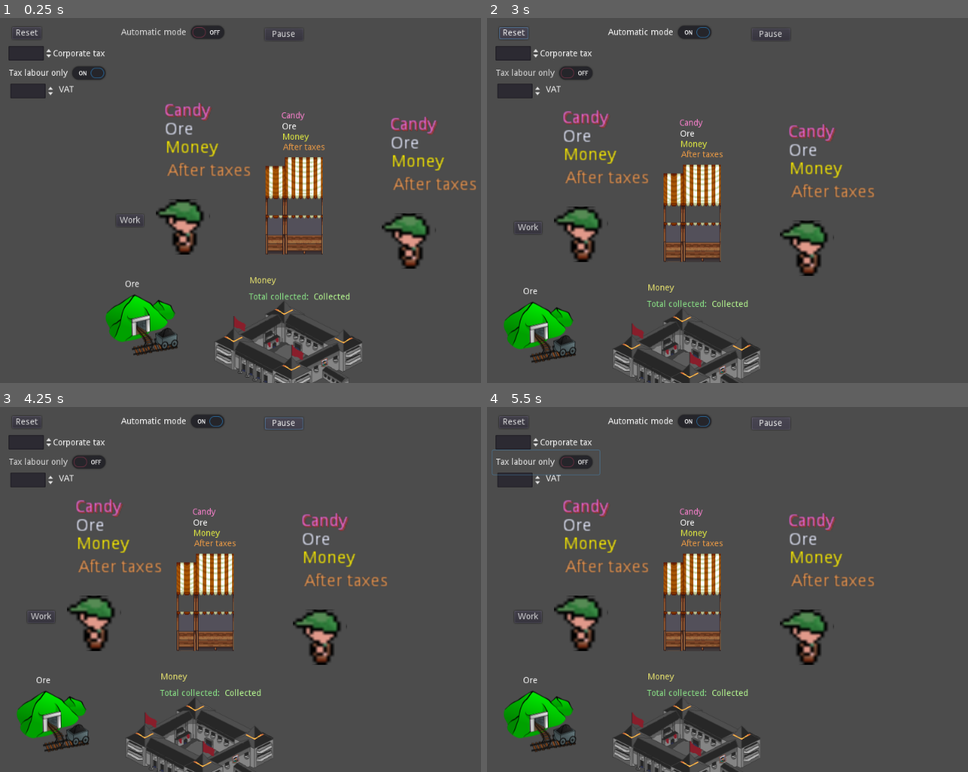
Above: before the commit, frames 1-4 (two rows, left to right).
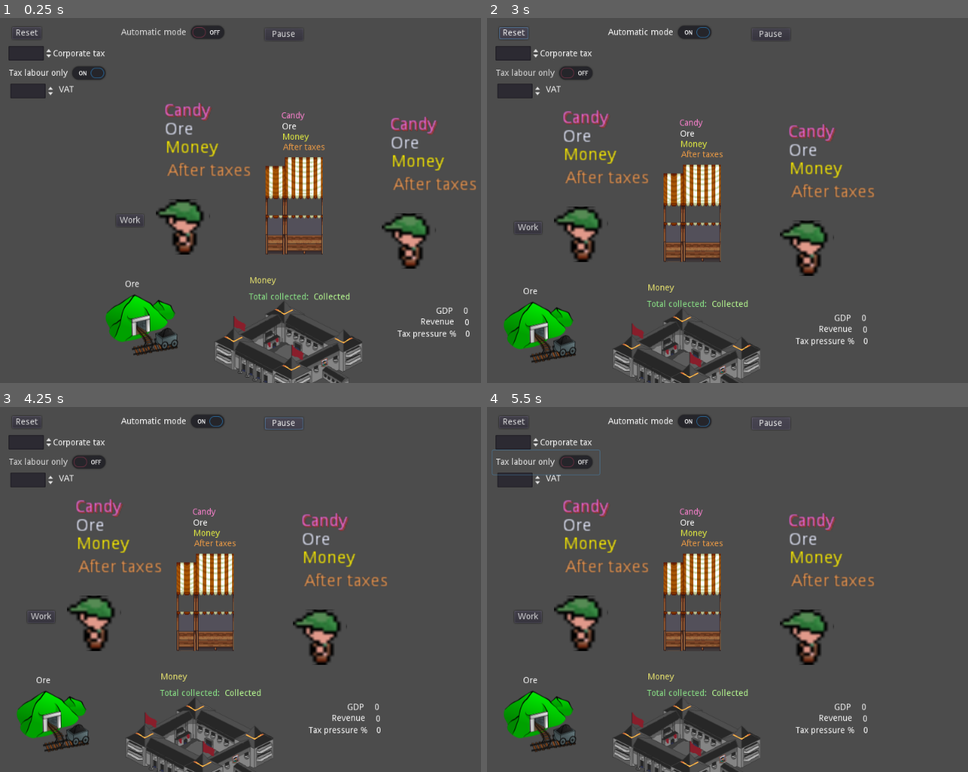
Above: after the commit, the same moments.

Repository: carlostgit/taxes
Game: Godot game, scene res://Control.tscn
Two runs of this game, one before a commit and one after it. Both use one fixed random seed, a clock stepped at 60 frames per second and the inputs below.
Inputs:
- Up to frame 1 (0.25 s): no input
- Up to frame 2 (3 s): click "Work" at 0.5 s; click "Automatic mode" at 1.25 s; click "Tax labour only" at 2 s; click "Reset" at 2.75 s
- Up to frame 3 (4.25 s): click "Pause" at 3.5 s
- Up to frame 4 (5.5 s): hold Right (ui_right) 4.28-5.03 s; hold Down (ui_down) from 5.03 s (still down)

The runs differ from the first frame. In frame 1, 0.2% of the frame differs, in the area x 82-98%, y 79-88%; in frame 2, 0.2%, in the area x 64-80%, y 81-90%; in frame 3, 0.2%; in frame 4, 0.2%.

Commit message:
Se añade info del GDP y tax revenue

Diff:
--- /dev/null
+++ b/Control_info.gd
@@ -0,0 +1,35 @@
+extends Control
+
+# Declare member variables here. Examples:
+# var a = 2
+# var b = "text"
+
+# Called when the node enters the scene tree for the first time.
+func _ready():
+	pass # Replace with function body.
+
+# Called every frame. 'delta' is the elapsed time since the previous frame.
+func _process(delta):
+	if(get_GDP()>0):
+		var tax_pressure_rate = get_revenue()/get_GDP()
+		var tax_pressure_rate_percentage = tax_pressure_rate*100
+		$Label_revenue_per_GDP.set_text(str(tax_pressure_rate_percentage))
+
+	pass
+
+func set_GDP(var value_arg):
+	$Label_GDP.set_text(str(value_arg))
+
+func get_GDP():
+	var GDP_text = $Label_GDP.get_text()
+	var GDP_value = float(GDP_text)
+	return GDP_value
+
+
+func set_revenue(var value_arg):
+	$Label_revenue.set_text(str(value_arg))
+
+func get_revenue():
+	var revenue_text = $Label_revenue.get_text()
+	var revenue_value = float(revenue_text)
+	return revenue_value
--- a/KinematicBody2D_worker.gd
+++ b/KinematicBody2D_worker.gd
@@ -6,7 +6,7 @@
 
 var _ready_to_work = true
 
-
+var _GDP = 0.0
 
 const MyNode2D_moneyResource = preload("res://Node2D_Coin.tscn")
 
@@ -33,6 +33,8 @@
 #	var money_after_taxes = value_arg-taxes
 #
 	add_money(value_arg)
+
+	add_to_GDP(value_arg)
 
 #	self.call_deferred("pay_taxes",taxes)
 
@@ -126,3 +128,9 @@
 func on_timer_work_timeout():
 	if (_automatic_mode):
 		self.call_deferred("work")
+
+func add_to_GDP(var value_arg):
+	_GDP += value_arg
+
+func get_GDP():
+	return _GDP
--- a/Node2D.gd
+++ b/Node2D.gd
@@ -7,6 +7,7 @@
 export (float) var _value_added_tax = 0.6
 export (bool) var _tax_labour_only = true
 
+var _GDP = 0.0
 
 const MyNode2D_CoinResource = preload("res://Node2D_Coin.tscn")
 const MyArea2D_oreResource = preload("res://Area2D_ore.tscn")
@@ -31,6 +32,11 @@
 #func _process(delta):
 #	pass
 func _process(delta):
+	_GDP = $KinematicBody2D_worker.get_GDP()
+
+	$Control_info.set_GDP(_GDP)
+	var revenue = $StaticBody2D_government.get_revenue()
+	$Control_info.set_revenue(revenue)
 #	if Input.is_action_pressed("ui_right"):
 #		$AnimationPlayer_worker.play("Walk")
 #	else:
@@ -51,7 +57,7 @@
 
 
 #		$KinematicBody2D_worker.send_ore(1.0,$StaticBody2D_shop)
-	pass
+#	pass
 
 func _on_Area2D_mine_body_entered(body):
 #	print ("Body entered. Body name")
@@ -105,3 +111,6 @@
 	$KinematicBody2D_slacker.set_automatic_mode(automatic_mode_arg)
 	$KinematicBody2D_worker.set_automatic_mode(automatic_mode_arg)
 	$StaticBody2D_shop.set_automatic_mode(automatic_mode_arg)
+
+func get_GDP():
+	return _GDP
--- a/Node2D.tscn
+++ b/Node2D.tscn
@@ -12,6 +12,7 @@
 [ext_resource path="res://Node2D_Coin.tscn" type="PackedScene" id=10]
 [ext_resource path="res://StaticBody2D_government.gd" type="Script" id=11]
 [ext_resource path="res://government.png" type="Texture" id=12]
+[ext_resource path="res://Control_info.gd" type="Script" id=13]
 
 [sub_resource type="Animation" id=1]
 resource_name = "Walk"
@@ -80,6 +81,7 @@
 position = Vector2( -189, 201 )
 
 [node name="StaticBody2D_shop" type="StaticBody2D" parent="."]
+editor/display_folded = true
 position = Vector2( 251, 236 )
 script = ExtResource( 8 )
 __meta__ = {
@@ -181,6 +183,55 @@
 margin_bottom = -78.0
 custom_colors/font_color = Color( 0.54902, 0.913725, 0.537255, 1 )
 text = "Total collected:"
+
+[node name="Control_info" type="Control" parent="."]
+margin_left = 415.0
+margin_top = 375.0
+margin_right = 587.0
+margin_bottom = 479.0
+script = ExtResource( 13 )
+
+[node name="Label_GDP_text" type="Label" parent="Control_info"]
+margin_left = 69.0
+margin_top = 24.0
+margin_right = 109.0
+margin_bottom = 38.0
+text = "GDP"
+
+[node name="Label_GDP" type="Label" parent="Control_info"]
+margin_left = 114.0
+margin_top = 24.0
+margin_right = 154.0
+margin_bottom = 39.0
+text = "0"
+
+[node name="Label_revenue_text" type="Label" parent="Control_info"]
+margin_left = 44.0
+margin_top = 42.0
+margin_right = 99.0
+margin_bottom = 56.0
+text = "Revenue"
+
+[node name="Label_revenue" type="Label" parent="Control_info"]
+margin_left = 116.0
+margin_top = 43.0
+margin_right = 156.0
+margin_bottom = 57.0
+text = "0"
+
+[node name="Label_revenue_per_GDP" type="Label" parent="Control_info"]
+margin_left = 117.0
+margin_top = 62.0
+margin_right = 157.0
+margin_bottom = 76.0
+text = "0"
+
+[node name="Label_revenue_per_GDP_text" type="Label" parent="Control_info"]
+margin_left = 6.0
+margin_top = 62.0
+margin_right = 103.0
+margin_bottom = 76.0
+text = "Tax pressure %"
 [connection signal="working_signal" from="KinematicBody2D_worker" to="Area2D_mine" method="_on_KinematicBody2D_worker_working_signal"]
 [connection signal="body_entered" from="Area2D_mine" to="." method="_on_Area2D_mine_body_entered"]
 [connection signal="pressed" from="StaticBody2D_shop/Button_pay_taxes" to="StaticBody2D_shop" method="_on_Button_pay_taxes_pressed"]
--- a/StaticBody2D_government.gd
+++ b/StaticBody2D_government.gd
@@ -71,3 +71,6 @@
 
 	if(current_money > 0.01):
 		call_deferred("send_money",current_money,self.get_node(_slacker_path))
+
+func get_revenue():
+	return self.get_collected()
Not shown: 1 places in Node2D.tscn that only renumber resources
